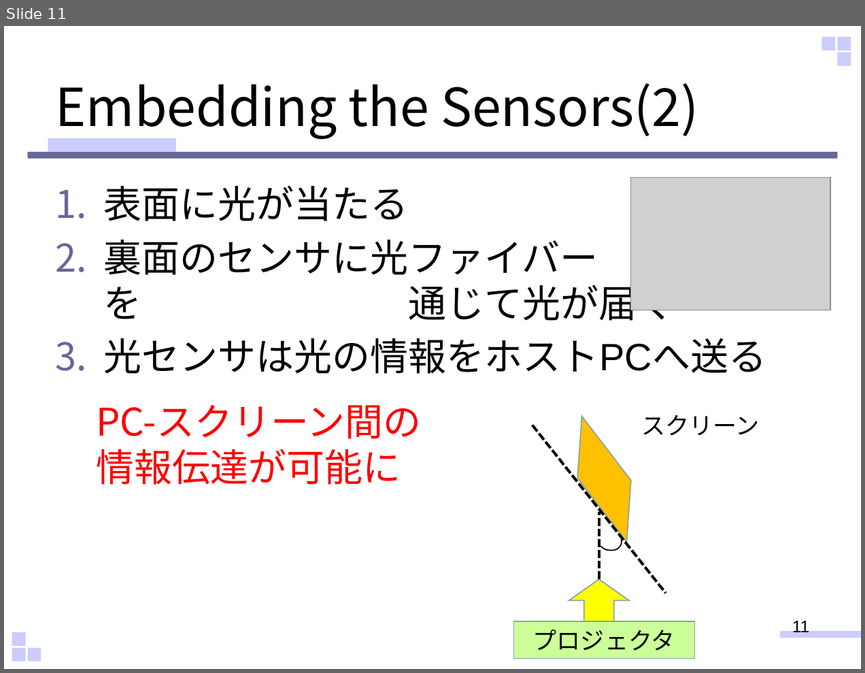
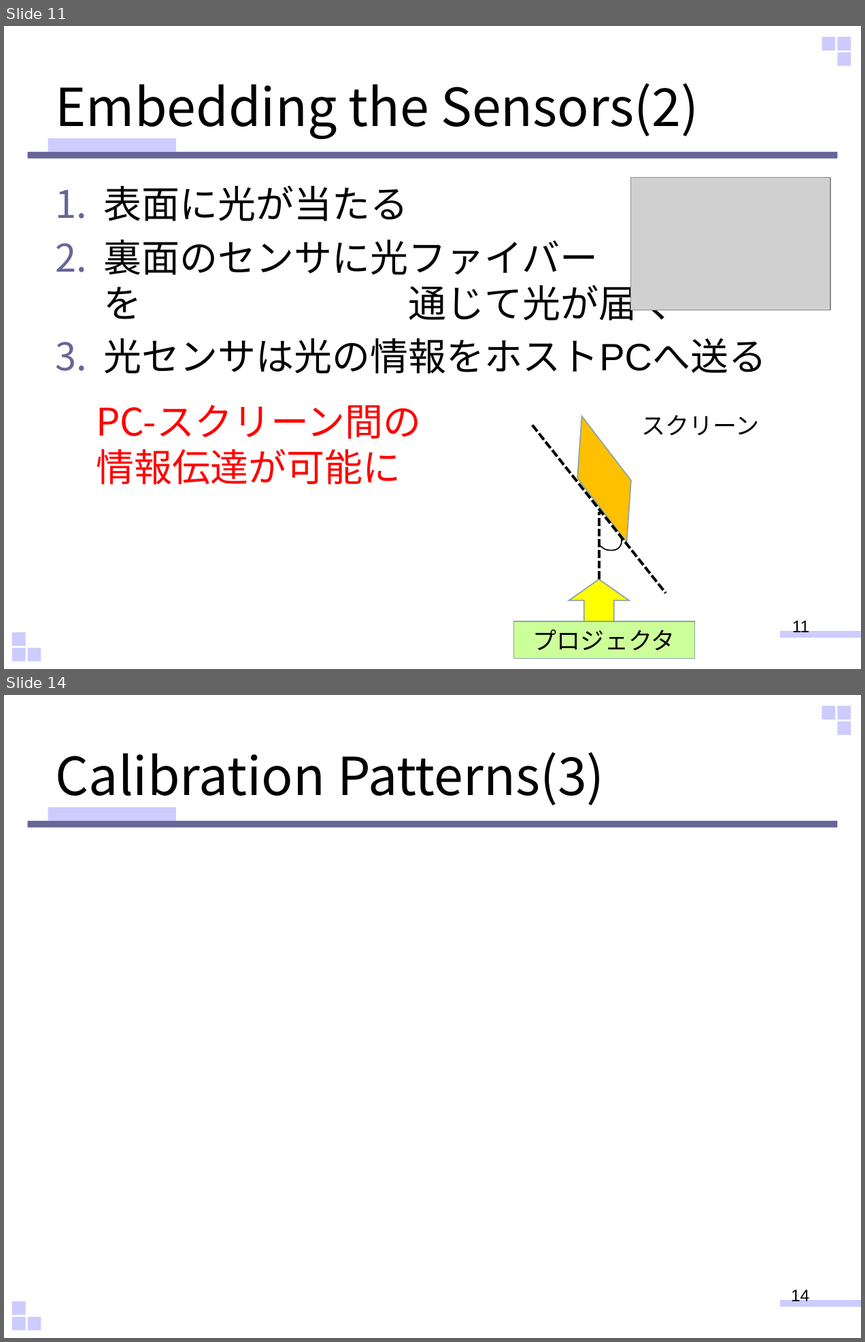
Before and after one commit to sho-hama/Human_Interface, a slide deck: HI_hamana.pptx. Shown one above the other, each under a label of ours: slide 11 before the commit, slides 11 and 14 after it; the slides between them are not shown. The pictures are 865x673 and 865x1342 pixels, drawn with LibreOffice and Linux fonts; fonts in the diff are those of the drawing; grey boxes stand for pictures. Boxes give left, top, right and bottom in pixels: in the first picture for what was removed or moved away, otherwise in the second. Text is boxed around its words. In the diff, an @@ line names an element or a change of style, - is before the commit and + after.

```diff
--- a/HI_hamana.pptx
+++ b/HI_hamana.pptx
@@ slide 14 added at bbox=[4, 695, 861, 1338], background #FFFFFF; not listed: 9 template elements that a slide beside it also shows @@
@@ title added at bbox=[56, 752, 604, 808], 44 pt, text #000000 @@
+Calibration Patterns(3)
@@ page number added at bbox=[791, 1289, 809, 1301], 14 pt, text #000000 @@
+14
```
Also in this commit, not shown: 1 slide changed, 1 other slide added.
